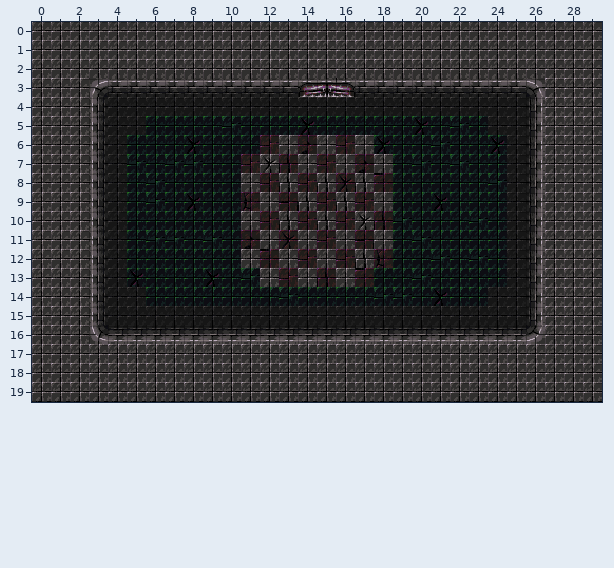
A Tiled map gets an edit: assets/Sprites/DungeonTiles/Map.tmx. Above is the file before it was changed.
Cells are 19x19 px. Shown: x 0..29, y 0..19.
Now the later version:
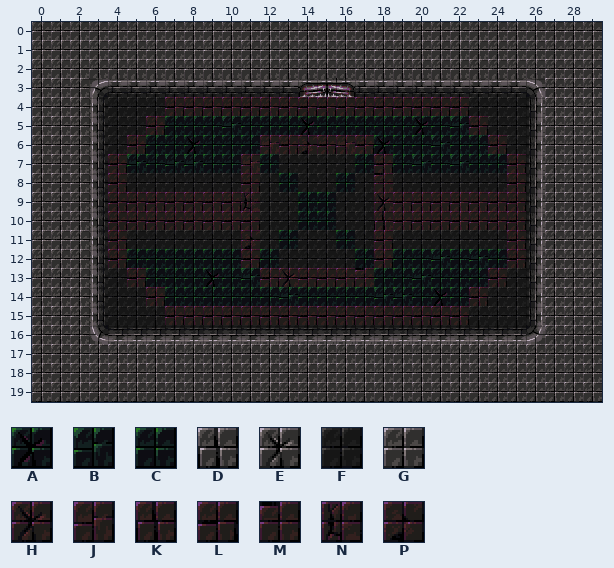
Key: from "Palette": A 14 "tile023", B 15 "tile022", C 16 "tile021", D 25 "tile012", E 26 "tile011", F 27 "tile010", G 28 "tile009", H 29 "tile008", J 30 "tile007", K 31 "tile006", L 32 "tile005", M 33 "tile004", N 34 "tile003", P 35 "tile002".
_ is an empty cell.
What changed:
{"where": "layer \"Map\""}
{"y":4,"x":7,"old":"FFFFFFFFFFFFFFFF","new":"LLLLLLLLLLLLLLLL"}
{"y":5,"x":6,"old":"C","new":"L"}
{"y":5,"x":23,"old":"C","new":"L"}
{"y":6,"x":5,"old":"C","new":"L"}
{"y":6,"x":13,"old":"G","new":"L"}
{"y":6,"x":15,"old":"G","new":"L"}
{"y":6,"x":17,"old":"G","new":"L"}
{"y":6,"x":24,"old":"A","new":"L"}
{"y":7,"x":4,"old":"F","new":"L"}
{"y":7,"x":12,"old":"EKGJGPG","new":"CFFFFCL"}
{"y":7,"x":25,"old":"F","new":"L"}
{"y":8,"x":4,"old":"FCBCCCCGJDJDHD","new":"LFFFFFFLFCFFCF"}
{"y":8,"x":19,"old":"CCCCCBF","new":"FFFFFFL"}
{"y":9,"x":4,"old":"FCBCACC","new":"LLLLLLL"}
{"y":9,"x":12,"old":"GLDJDJGCCACCCF","new":"FFCCFFHLLLLLLL"}
{"y":10,"x":4,"old":"FCCCCCCGJDJDJE","new":"LLLLLLLLFFCCFF"}
{"y":10,"x":19,"old":"BCCCBCF","new":"LLLLLLL"}
{"y":11,"x":4,"old":"FCBBCBC","new":"LFFFFFF"}
{"y":11,"x":12,"old":"GHGJGLGCBCCCCF","new":"FCFFCFLFFFFFFL"}
{"y":12,"x":4,"old":"F","new":"L"}
{"y":12,"x":11,"old":"GMGJGJDN","new":"LCFFFFCL"}
{"y":12,"x":25,"old":"F","new":"L"}
{"y":13,"x":5,"old":"A","new":"L"}
{"y":13,"x":12,"old":"GJGKG","new":"LHLLL"}
{"y":13,"x":24,"old":"C","new":"L"}
{"y":14,"x":6,"old":"C","new":"L"}
{"y":14,"x":23,"old":"C","new":"L"}
{"y":15,"x":7,"old":"FFFFFFFFFFFFFFFF","new":"LLLLLLLLLLLLLLLL"}
